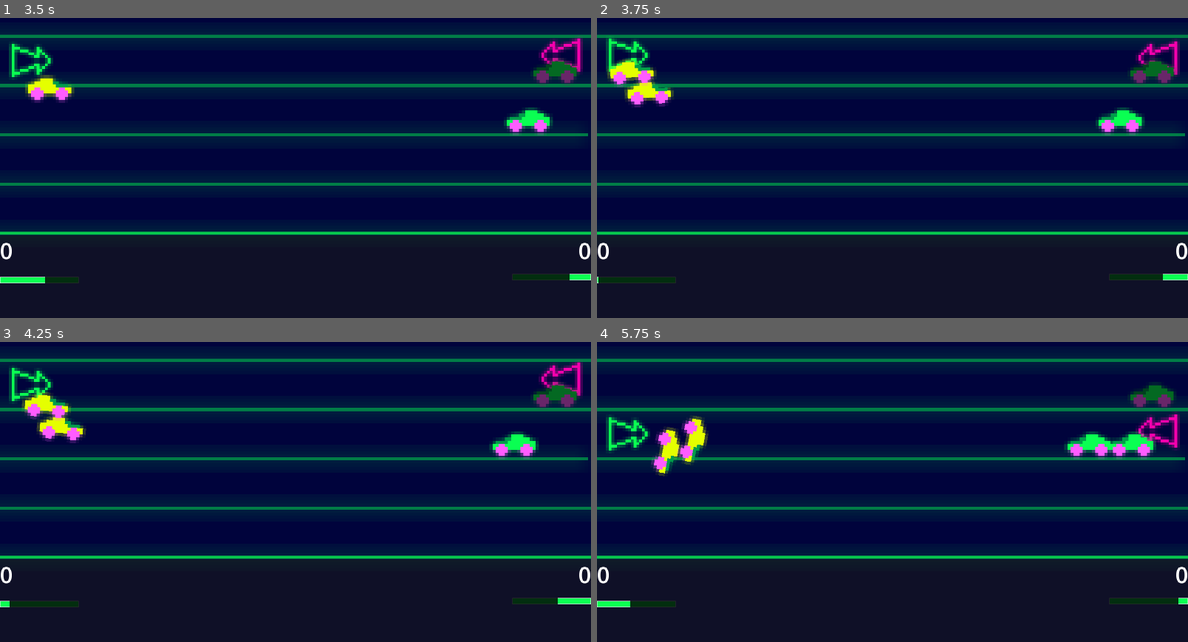
Above: before the commit, frames 1-4 (two rows, left to right).
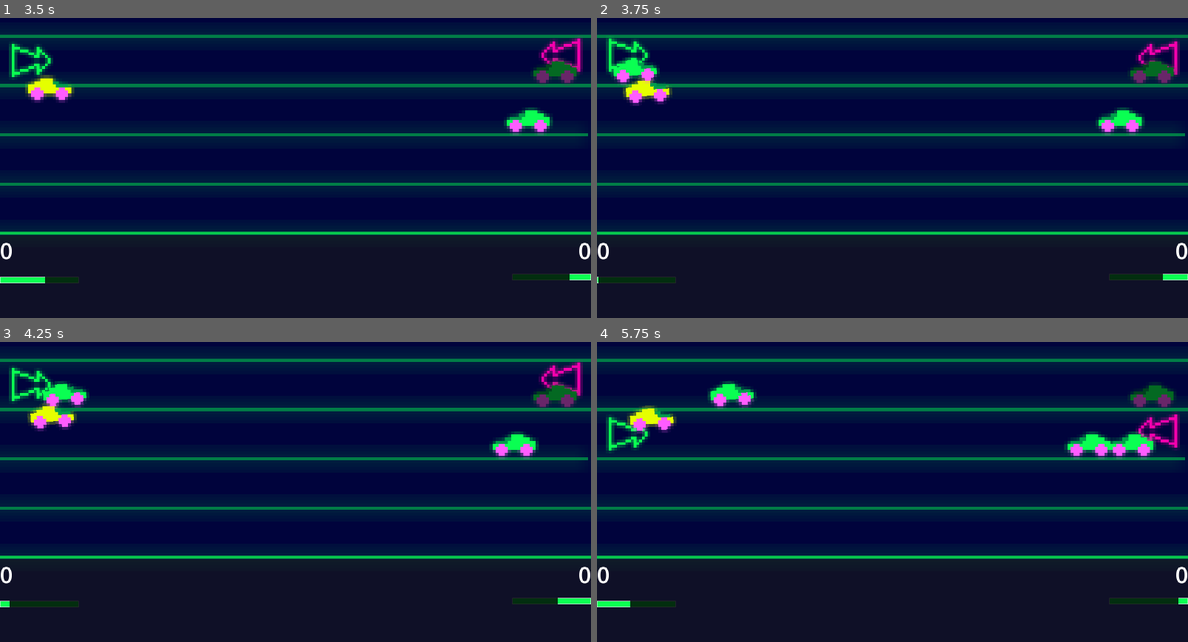
Above: after the commit, the same moments.

Repository: Neppord/battery-pact
Game: Godot game, scene res://main.tscn
Same seed, same stepped clock (60 frames per second), same inputs: the game is played once before the commit and once after it.
Inputs:
- Up to frame 1 (3.5 s): tap Enter (player_2_spawn) at 0.5, 2.1 s; hold D (player_1_right, bound only after the commit) 0.53-1.28 s; tap Space (player_1_spawn) at 0.6 s; hold S (player_1_down) 1.28-2.03 s; tap Down (player_2_down) at 1.35 s; hold D (player_1_right, bound only after the commit) 2.03-2.78 s; hold W (player_1_up) from 2.78 s (still down); tap Up (player_2_up) at 2.85 s
- Up to frame 2 (3.75 s): release W (player_1_up) at 3.53 s; hold A (player_1_left, bound only after the commit) from 3.53 s (still down); tap Space (player_1_spawn) at 3.6 s
- Up to frame 3 (4.25 s): keep holding A (player_1_left, bound only after the commit)
- Up to frame 4 (5.75 s): tap Down (player_2_down) at 4.35 s; release A (player_1_left, bound only after the commit) at 5.03 s; hold S (player_1_down) from 5.03 s (still down); tap Enter (player_2_spawn) at 5.1 s

Frame 1 is identical in both runs. In frame 2, 0.8% of the frame differs, in the area x 1-13%, y 13-30%; in frame 3, 1.5%; in frame 4, 2.1%, in the area x 5-28%, y 13-45%.

Commit message:
Allow player 1 to switch toy
Co-authored-by: Karl Wängberg <karlwangberg@gmail.com>

Diff:
--- a/main.gd
+++ b/main.gd
@@ -2,6 +2,9 @@
 
 const TOY = preload("res://toy.tscn")
 const TOY2 = preload("res://toy2.tscn")
+const toys: Array[PackedScene] = [TOY, TOY2]
+var player_1_toy_index = 0
+var player_2_toy_index = 0
 @onready var player_1_cooldown: Timer = $Player1Timer
 @onready var player_2_cooldown: Timer = $Player2Timer
 @onready var sfx_player: AudioStreamPlayer2D = $"SFX player"
@@ -38,14 +41,16 @@
         var progress := timer_progress(player_1_battery)
         player_1_battery.start()
         player_1_cooldown.start()
-        spawn(TOY2, toy_position,Vector2(1, 1), progress)
+        var toy_scene = toys[player_1_toy_index]
+        spawn(toy_scene, toy_position,Vector2(1, 1), progress)
 
 func spawn_right(toy_position: Vector2) -> void:
     if player_2_cooldown.is_stopped():
         var progress := timer_progress(player_2_battery)
         player_2_battery.start()
         player_2_cooldown.start()
-        spawn(TOY, toy_position, Vector2(-1, 1), progress)
+        var toy_scene = toys[player_2_toy_index]
+        spawn(toy_scene, toy_position, Vector2(-1, 1), progress)
 
 func spawn(toy_scene: PackedScene,toy_position: Vector2, direction: Vector2, charge:float) -> void:
     sfx_player.play()
@@ -64,3 +69,9 @@
     $HUD/ChargeBar1.value = progress1 * 100
     var progress2 := timer_progress(player_2_battery)
     $HUD/ChargeBar2.value = progress2 * 100
+
+    if Input.is_action_just_pressed("player_1_left"):
+        player_1_toy_index = clampi(player_1_toy_index - 1, 0, toys.size() - 1)
+
+    if Input.is_action_just_pressed("player_1_right"):
+        player_1_toy_index = clampi(player_1_toy_index + 1, 0, toys.size() - 1)
--- a/project.godot
+++ b/project.godot
@@ -57,6 +57,26 @@
 "events": [Object(InputEventKey,"resource_local_to_scene":false,"resource_name":"","device":-1,"window_id":0,"alt_press …(195 unchanged characters)…
 ]
 }
+player_1_left={
+"deadzone": 0.2,
+"events": [Object(InputEventKey,"resource_local_to_scene":false,"resource_name":"","device":-1,"window_id":0,"alt_pressed":false,"shift_pressed":false,"ctrl_pressed":false,"meta_pressed":false,"pressed":false,"keycode":0,"physical_keycode":65,"key_label":0,"unicode":97,"location":0,"echo":false,"script":null)
+]
+}
+player_1_right={
+"deadzone": 0.2,
+"events": [Object(InputEventKey,"resource_local_to_scene":false,"resource_name":"","device":-1,"window_id":0,"alt_pressed":false,"shift_pressed":false,"ctrl_pressed":false,"meta_pressed":false,"pressed":false,"keycode":0,"physical_keycode":68,"key_label":0,"unicode":100,"location":0,"echo":false,"script":null)
+]
+}
+player_2_left={
+"deadzone": 0.2,
+"events": [Object(InputEventKey,"resource_local_to_scene":false,"resource_name":"","device":-1,"window_id":0,"alt_pressed":false,"shift_pressed":false,"ctrl_pressed":false,"meta_pressed":false,"pressed":false,"keycode":0,"physical_keycode":4194319,"key_label":0,"unicode":0,"location":0,"echo":false,"script":null)
+]
+}
+player_2_right={
+"deadzone": 0.2,
+"events": [Object(InputEventKey,"resource_local_to_scene":false,"resource_name":"","device":-1,"window_id":0,"alt_pressed":false,"shift_pressed":false,"ctrl_pressed":false,"meta_pressed":false,"pressed":false,"keycode":0,"physical_keycode":4194321,"key_label":0,"unicode":0,"location":0,"echo":false,"script":null)
+]
+}
 
 [physics]
 
Not shown, changed: TODO.md
